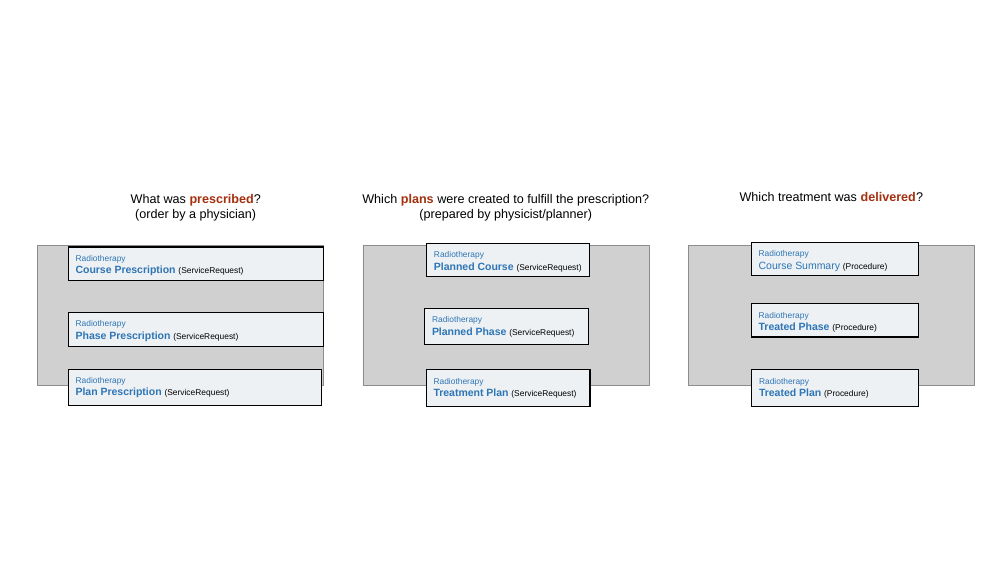
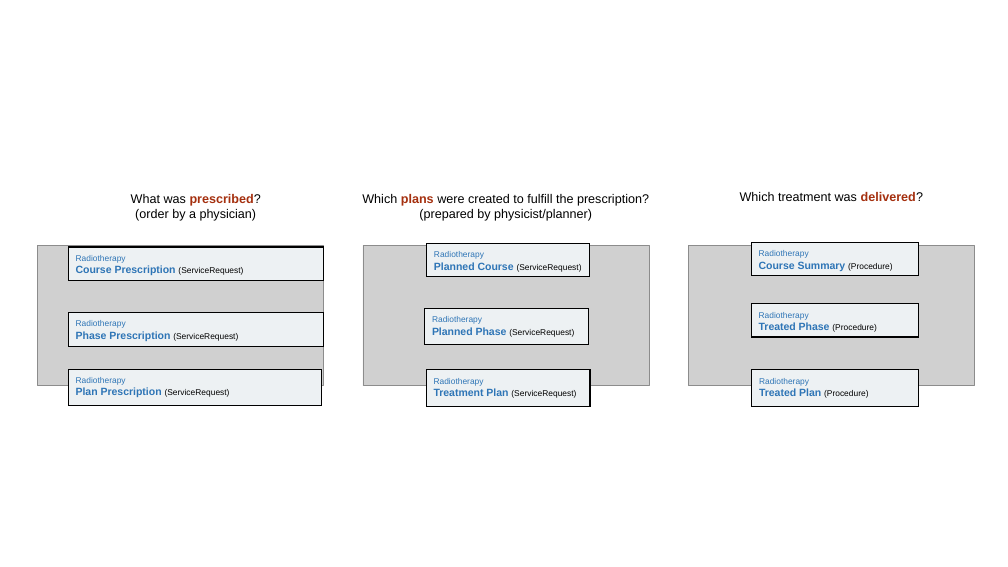
Before and after one commit to HL7/codex-radiation-therapy, a slide deck: slide 2 of input/images-source/RTResourcesOverview.pptx. Drawn at 1008x567 pixels with LibreOffice and Linux fonts; fonts in the diff are those of the drawing; grey boxes stand for pictures. Boxes give left, top, right and bottom in pixels: in the first picture for what was removed or moved away, otherwise in the second. Text is boxed around its words. In the diff, an @@ line names an element or a change of style, - is before the commit and + after.

Commit message:
updated figure

```diff
--- a/input/images-source/RTResourcesOverview.pptx
+++ b/input/images-source/RTResourcesOverview.pptx
@@ text in rectangle at (759, 261, 892, 271): bold on in "Course Summary" @@
```
